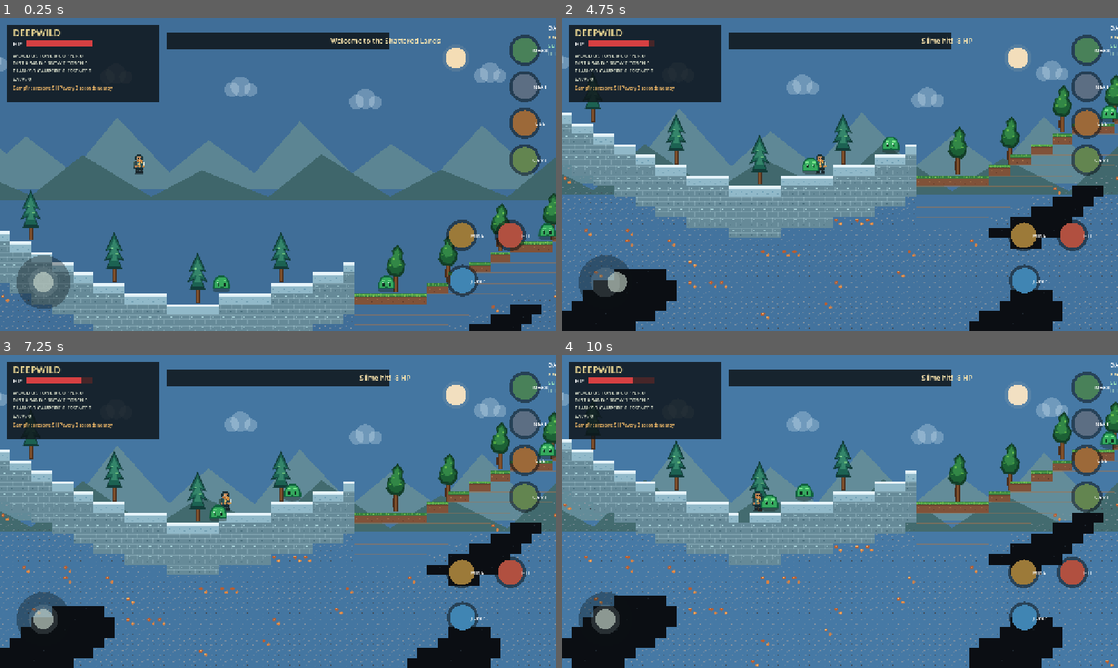
Above: before the commit, frames 1-4 (two rows, left to right).
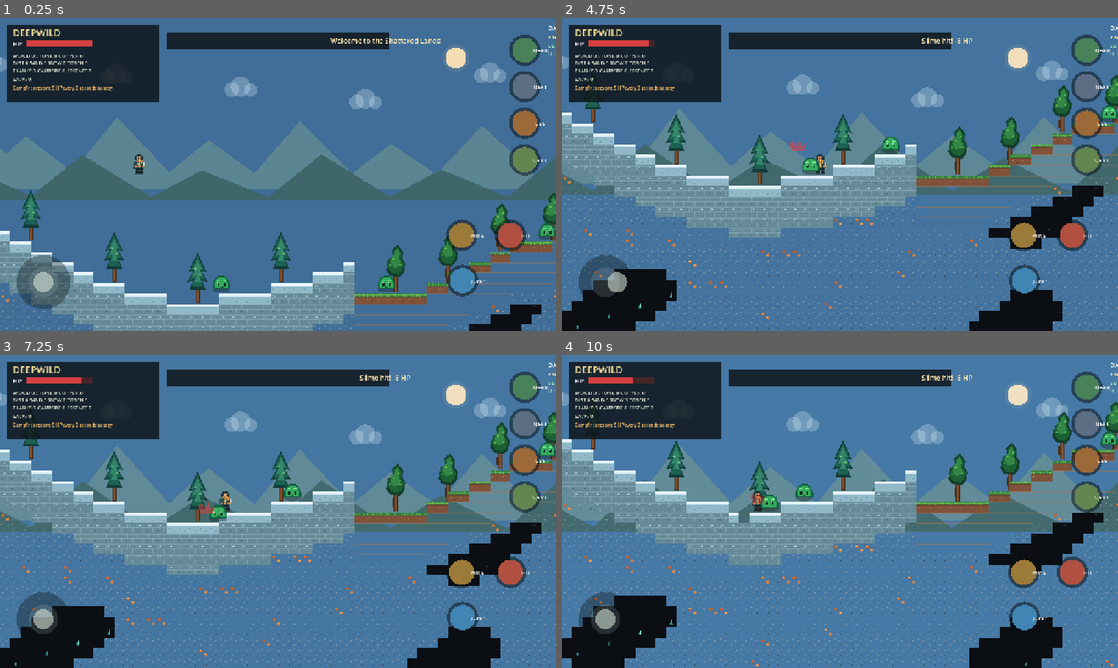
Above: after the commit, the same moments.

Repository: filesgloom-png/DEEPWILD-Shattered-Lands
Game: Godot game, scene res://scenes/main.tscn
Two runs of this game, one before a commit and one after it. Both use one fixed random seed, a clock stepped at 60 frames per second and the inputs below.
Inputs (mouse positions are in pixels of both pictures, inside the frame that each line leads up to):
- Up to frame 1 (0.25 s): no input
- Up to frame 2 (4.75 s): tap Enter (ui_accept) at 0.5, 0.77, 3.77 s; move the mouse to (962, 158) at 0.52 s; hold Right (ui_right) 0.53-1.25 s; hold E 0.53-1.25 s; click (962, 158) at 0.67 s; drag from (728, 190) to (812, 237) at 1.27 s; move the mouse to (895, 105) at 2.02 s; hold Right (ui_right) 2.03-2.75 s; tap X at 2.1 s; drag from (812, 237) to (673, 127) at 2.77 s; move the mouse to (1006, 221) at 3.52 s; hold Left (ui_left) 3.53-4.25 s; tap F at 3.6 s; drag from (673, 127) to (756, 96) at 4.27 s
- Up to frame 3 (7.25 s): move the mouse to (305, 511) at 5.02 s; hold Left (ui_left) 5.03-5.75 s; hold E 5.03-5.75 s; click (305, 511) at 5.17 s; drag from (194, 433) to (166, 527) at 5.77 s; move the mouse to (400, 495) at 6.52 s; hold Right (ui_right) from 6.53 s (still down); tap X at 6.6 s; tap Enter (ui_accept) at 6.77 s
- Up to frame 4 (10 s): release Right (ui_right) at 7.25 s; drag from (728, 527) to (812, 574) at 7.27 s; move the mouse to (895, 442) at 8.02 s; hold Left (ui_left) 8.03-8.75 s; tap F at 8.1 s; drag from (812, 574) to (673, 464) at 8.77 s; move the mouse to (1006, 558) at 9.52 s; hold Right (ui_right) from 9.53 s (still down); hold E from 9.53 s (still down); click (1006, 558) at 9.67 s; tap Enter (ui_accept) at 9.77 s

The runs differ from the first frame. In frame 1, less than 0.1% of the frame differs, in the area x 84-97%, y 91-99%; in frame 2, 0.1%; in frame 3, 0.1%, in the area x 2-97%, y 47-100%; in frame 4, 0.1%.

Commit message:
Add lightweight cave details and combat mining feedback

Diff:
--- a/scripts/main.gd
+++ b/scripts/main.gd
@@ -48,6 +48,10 @@
 var attack_cooldown := 0.0
 var slime_spawn_timer := 0.0
 var world_save_loaded := false
+# Short-lived cosmetic feedback; these values never affect gameplay or saves.
+var impact_timer := 0.0
+var impact_position := Vector2.ZERO
+var impact_kind := "mine"
 
 func _ready() -> void:
 	randomize()
@@ -62,6 +66,7 @@
 
 func _process(delta: float) -> void:
 	slime_damage_cooldown = maxf(0.0, slime_damage_cooldown - delta)
+	impact_timer = maxf(0.0, impact_timer - delta)
 	attack_cooldown = maxf(0.0, attack_cooldown - delta)
 	var next_day_time: float = day_time + delta * 0.018
 	if next_day_time >= TAU:
@@ -137,6 +142,9 @@
 			slime.x += signf(distance) * 42.0 * delta
 		if absf(distance) < 30.0 and absf(player.y - slime.y) < 45.0 and slime_damage_cooldown <= 0.0:
 			health = maxi(0, health - 8)
+			impact_position = player
+			impact_kind = "damage"
+			impact_timer = 0.24
 			slime_damage_cooldown = 1.0
 			message = "Slime hit! -8 HP"
 			message_timer = 1.0
@@ -313,6 +321,9 @@
 			message = drop + " stack full! Block not mined"
 			message_timer = 1.5
 			return
+		impact_position = Vector2(float(cell.x * TILE + TILE / 2), float(cell.y * TILE + TILE / 2))
+		impact_kind = "copper" if kind == "copper_ore" else "mine"
+		impact_timer = 0.22
 		world_blocks[str(cell.x) + ":" + str(cell.y)] = ""
 		generated_tile_cache.erase(str(cell.x) + ":" + str(cell.y))
 		var added := _add_item(drop, 1)
@@ -335,6 +346,9 @@
 				message = "Wild Essence stack full; slime not defeated"
 				message_timer = 1.8
 				return
+			impact_position = slimes[i]
+			impact_kind = "hit"
+			impact_timer = 0.26
 			slimes.remove_at(i)
 			_add_item("Wild Essence", 1)
 			message = "Slime defeated! +1 Wild Essence"
@@ -573,6 +587,7 @@
 	_draw_world(size)
 	_draw_player()
 	_draw_slimes()
+	_draw_effects()
 	_draw_hud(size)
 	_draw_controls(size)
 
@@ -627,8 +642,17 @@
 			if kind == "":
 				if ty > surface + 5 and ty < WORLD_DEPTH - 4:
 					draw_rect(Rect2(px, py, TILE, TILE), Color(0.045, 0.055, 0.075))
-					if (tx + ty) % 5 == 0:
-						draw_rect(Rect2(px + 4, py + 5, 3, 2), Color(0.12, 0.15, 0.18))
+					# Sparse deterministic cave details, evaluated only for visible cells.
+					var cave_mark := posmod(tx * 37 + ty * 19 + int(world_seed % 101), 23)
+					if cave_mark == 0:
+						draw_rect(Rect2(px + 3, py + 4, 7, 2), Color(0.13, 0.16, 0.19))
+						draw_rect(Rect2(px + 5, py + 6, 3, 2), Color(0.085, 0.11, 0.14))
+					elif cave_mark == 7 and ty > surface + 8:
+						var shard_color := Color(0.18, 0.62, 0.58, 0.82)
+						draw_colored_polygon(PackedVector2Array([Vector2(px + 8, py + 18), Vector2(px + 12, py + 5), Vector2(px + 15, py + 18)]), shard_color)
+						draw_line(Vector2(px + 12, py + 8), Vector2(px + 12, py + 17), Color(0.55, 0.94, 0.78, 0.8), 1.0)
+					elif (tx * 11 + ty * 5) % 17 == 0:
+						draw_rect(Rect2(px + 16, py + 3, 3, 2), Color(0.15, 0.18, 0.21))
 				continue
 			# A single atlas blit replaces many per-tile draw calls and provides
 			# hand-authored pixel texture while retaining the original tile grid.
@@ -694,6 +718,36 @@
 	draw_texture_rect_region(HERO_ATLAS, Rect2(-16, -48, 32, 48), Rect2(0, 0, 32, 48))
 	draw_set_transform(Vector2.ZERO, 0.0, Vector2.ONE)
 
+func _draw_effects() -> void:
+	if impact_timer <= 0.0:
+		return
+	var p := impact_position - camera_offset
+	var strength := clampf(impact_timer / 0.26, 0.0, 1.0)
+	if impact_kind == "damage":
+		var pulse := 1.0 - strength
+		draw_colored_polygon(PackedVector2Array([
+			Vector2(p.x - 20, p.y - 36), Vector2(p.x - 11, p.y - 43),
+			Vector2(p.x - 5, p.y - 32), Vector2(p.x + 4, p.y - 45),
+			Vector2(p.x + 9, p.y - 31), Vector2(p.x + 19, p.y - 37),
+			Vector2(p.x + 14, p.y - 18), Vector2(p.x - 14, p.y - 18)
+		]), Color(1.0, 0.22, 0.19, 0.24 + pulse * 0.3))
+		return
+	if impact_kind == "hit":
+		var radius := 13.0 + (1.0 - strength) * 17.0
+		draw_arc(p, radius, -0.9, 1.0, 8, Color(1.0, 0.88, 0.55, strength), 3.0, true)
+		draw_line(p + Vector2(-14, -8), p + Vector2(-6, -15), Color(1.0, 0.96, 0.75, strength), 2.0)
+		draw_line(p + Vector2(9, -12), p + Vector2(16, -5), Color(1.0, 0.96, 0.75, strength), 2.0)
+		return
+	var shard := Color(0.38, 0.91, 0.83, strength) if impact_kind == "copper" else Color(0.87, 0.76, 0.55, strength)
+	var spread := (1.0 - strength) * 10.0
+	for i in range(4):
+		var angle := float(i) * TAU / 4.0 + 0.4
+		var direction := Vector2(cos(angle), sin(angle))
+		var origin := p + direction * spread
+		draw_line(origin, origin + direction * 4.0, shard, 2.0)
+	if impact_kind == "copper":
+		draw_circle(p, 7.0 + (1.0 - strength) * 5.0, Color(0.16, 0.78, 0.69, 0.12 * strength))
+
 func _draw_slimes() -> void:
 	for slime in slimes:
 		var p := slime - camera_offset
